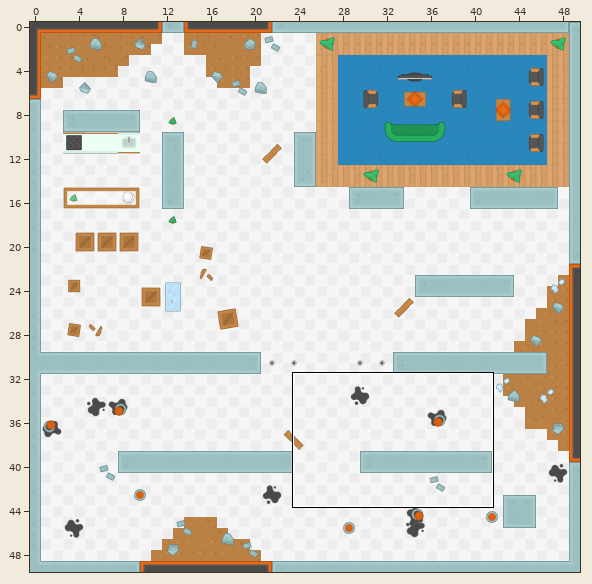
Two states of a Tiled map, Brainstein/assets/tilemaps/laboratorio.tmx. The first picture is a wide view before the edit; the outline marks the close-up.
Close-up. As it was:
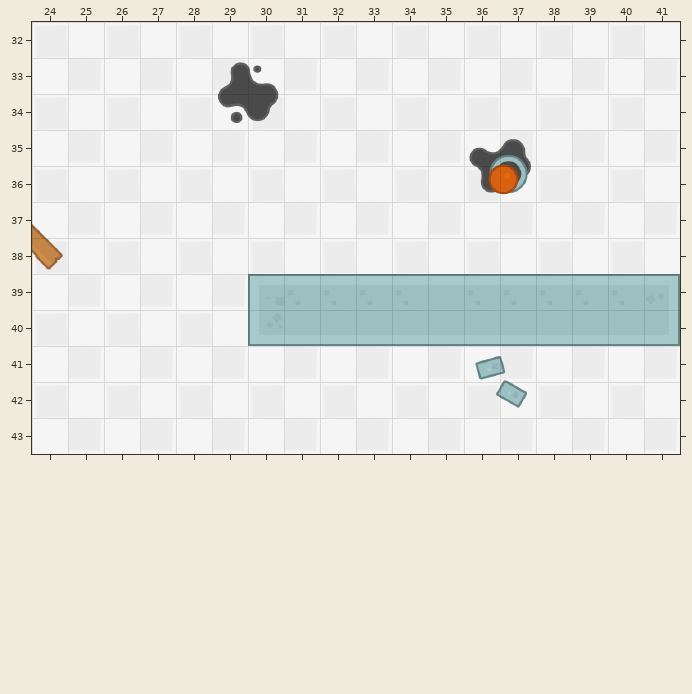
Cells are 64x64 px. Shown: x 24..41, y 32..43. The commit also changed other parts of the map, which this record leaves out.
The result:
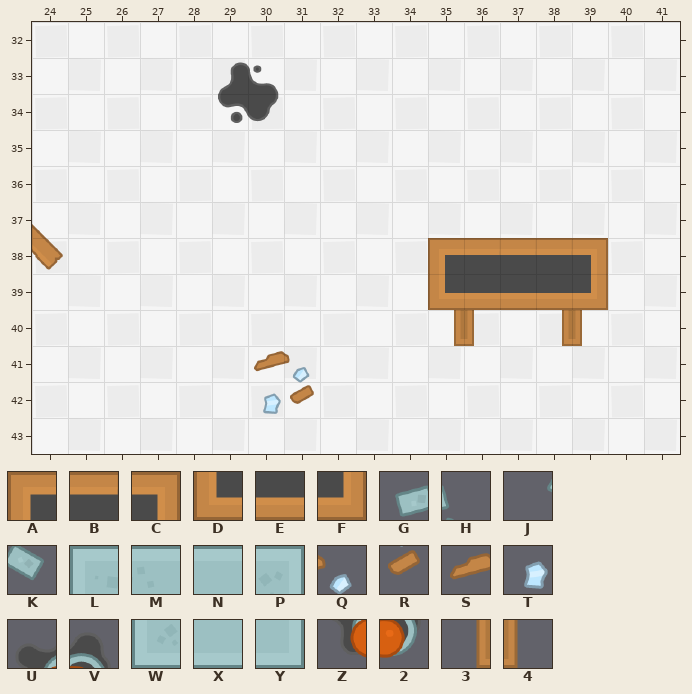
Key: from "tilesheet_complete_2X": A 464, B 465, C 467, D 626, E 628, F 629, G 1008, H 1009, J 1062, K 1063, L 1094, M 1095, N 1096, P 1097, Q 1124 turned 90, R 1125 turned 90, S 1178 turned 90, T 1179 turned 90, U 1230, V 1231, W 1256, X 1257, Y 1259, Z 1284, 2 1285, 3 1808, 4 1809.
_ is an empty cell, . an unchanged one.
The edit:
--- layer "backgroundLayer2"
@@ x 30..39 @@
-40 .....__.__
-41 __....GH..
-42 __....JK..
+40 .....34.34
+41 SQ....__..
+42 TR....__..
--- layer "collisionLayer"
@@ x 36..37 @@
-35 UV
-36 Z2
+35 __
+36 __
@@ x 30..41 @@
-38 ....._____..
-39 LMMMMNMMMMMP
-40 WXXXXXXXXXXY
+38 .....ABBBC..
+39 _____DEEEF__
+40 ____________
Changed places in both close-ups, as pixel boxes (x1, y1, x2, y2):
removed: (469, 139, 531, 195)
changed: (248, 238, 680, 414)
